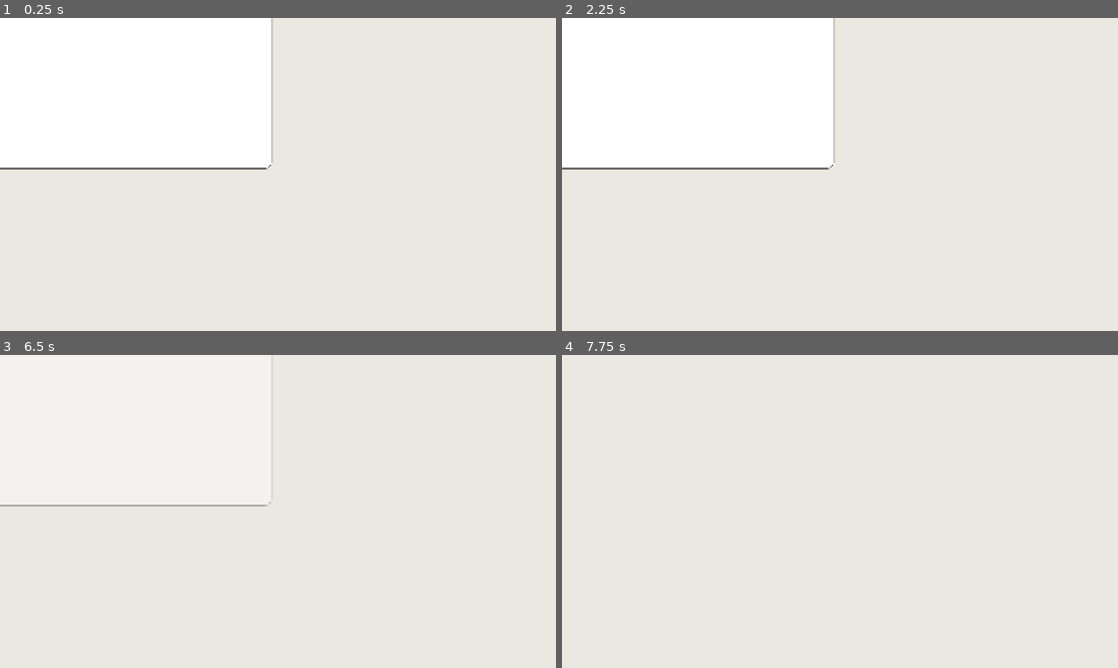
Above: before the commit, frames 1-4 (two rows, left to right).
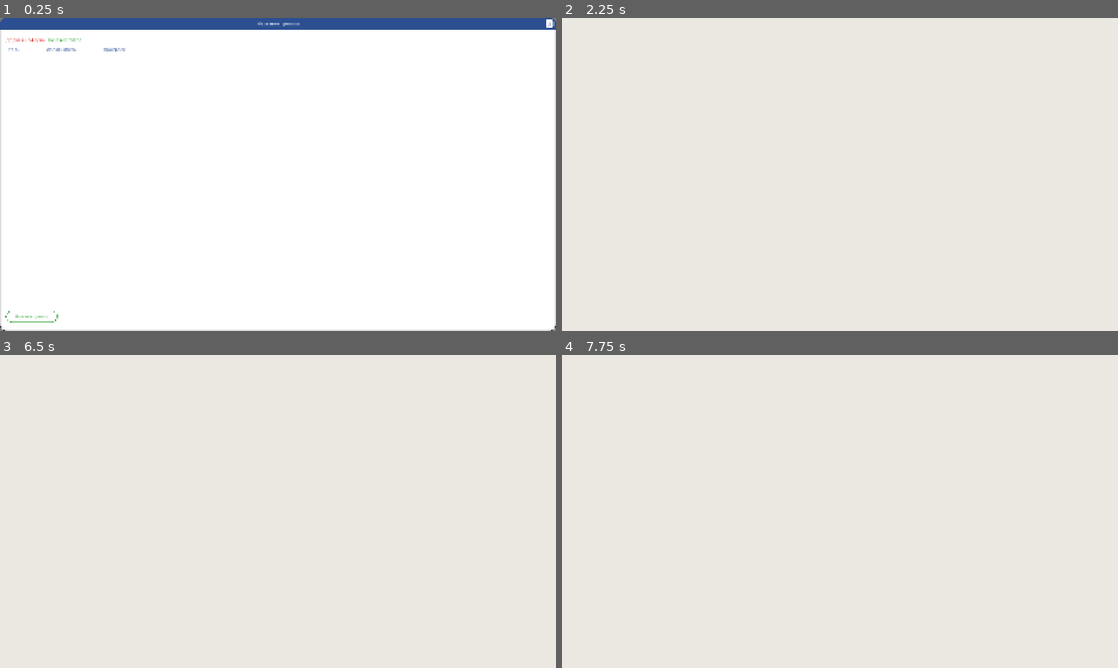
Above: after the commit, the same moments.

Repository: Esca69/project-manager-sim
Game: Godot game, scene res://Scenes/MainTest.tscn
Same seed, same stepped clock (60 frames per second), same inputs: the game is played once before the commit and once after it. This scene is started directly instead of the project's main scene. Sound files missing from this copy of the repository are replaced by a short silence.
Inputs (mouse positions are in pixels of both pictures, inside the frame that each line leads up to):
- Up to frame 1 (0.25 s): no input
- Up to frame 2 (2.25 s): click (595, 315) at 0.5 s, where only the run after the commit has a clickable "Начать проект"; click (595, 315) at 1.25 s, where only the run after the commit has a clickable "Начать проект"; click (1112, 24) at 2 s, where only the run after the commit has a clickable "X"
- Up to frame 3 (6.5 s): tap Enter at 2.75, 4.25, 5.75 s; move the mouse to (250, 574) at 2.77 s; hold Up (ui_up) 2.78-4.28 s; tap E (interact) at 2.85 s; click (250, 574) at 2.92 s; tap Space at 3.5, 5 s; move the mouse to (444, 558) at 3.52 s; tap Q (motivate) at 3.6 s; click (444, 558) at 3.67 s; move the mouse to (111, 464) at 4.27 s; hold Left (ui_left) 4.28-5.78 s; tap R (no_toilet) at 4.35 s; click (111, 464) at 4.42 s; move the mouse to (305, 511) at 5.02 s; tap 4 (speed_10x) at 5.1 s; click (305, 511) at 5.17 s; move the mouse to (194, 433) at 5.77 s; hold Down (ui_down) from 5.78 s (still down); hold 1 (speed_1x) from 5.78 s (still down); click (194, 433) at 5.92 s; tap Escape (ui_cancel) at 6.4 s
- Up to frame 4 (7.75 s): move the mouse to (962, 495) at 6.52 s; release Down (ui_down) at 6.53 s; release 1 (speed_1x) at 6.53 s; hold Right (ui_right) 6.53-7.28 s; tap 2 (speed_2x) at 6.6 s; click (962, 495) at 6.67 s; tap Space at 7.25 s; move the mouse to (728, 527) at 7.27 s; hold Up (ui_up) from 7.28 s (still down); hold 3 (speed_5x) from 7.28 s (still down); click (728, 527) at 7.42 s

The runs differ from the first frame. In frame 1, 78% of the frame differs, in the area x 0-100%, y 0-100%; in frame 2, 24%; in frame 3, 0.3%; in frame 4, nothing differs.
Error in both runs: Invalid call to function 'setup' in base 'Control (project_window.gd)'. Expected 2 argument(s). (res://Scenes/MainTest.tscn::GDScript_fae42:11)

Commit message:
fix: add background overlay as child, fix z-order, ESC/Close returns to project_list_menu
Co-authored-by: Esca69 <259692183+Esca69@users.noreply.github.com>

Diff:
--- a/Scripts/hud.gd
+++ b/Scripts/hud.gd
@@ -148,6 +148,9 @@
 
 	if not project_list_menu.project_opened.is_connected(_on_project_list_opened):
 		project_list_menu.project_opened.connect(_on_project_list_opened)
+
+	if not project_window.closed.is_connected(_on_project_window_closed):
+		project_window.closed.connect(_on_project_window_closed)
 
 	if bottom_bar and not bottom_bar.tab_pressed.is_connected(_on_bottom_tab_pressed):
 		bottom_bar.tab_pressed.connect(_on_bottom_tab_pressed)
@@ -624,6 +627,9 @@
 		UITheme.fade_in(project_window)
 	else:
 		project_window.visible = true
+
+func _on_project_window_closed():
+	project_list_menu.open_menu()
 
 func _on_bottom_tab_pressed(tab_name: String):
 	match tab_name:
--- a/Scripts/project_window.gd
+++ b/Scripts/project_window.gd
@@ -1,4 +1,6 @@
 extends Control
+
+signal closed
 
 @onready var title_label = $MainLayout/HeaderPanel/TitleLabel
 @onready var close_window_btn = $MainLayout/HeaderPanel/CloseButton
@@ -26,7 +28,7 @@
 var current_time_line: ColorRect
 var soft_deadline_line: ColorRect
 var hard_deadline_line: ColorRect
-var _bg_overlay: ColorRect
+var _overlay: ColorRect
 
 # Красивый зелёный цвет для кнопки СТАРТ
 var color_green_main = Color(0.29803923, 0.6862745, 0.3137255, 1)
@@ -98,9 +100,25 @@
 
 	_update_budget_display()
 
+func _force_fullscreen_size():
+	var vp_size = get_viewport().get_visible_rect().size
+	position = Vector2.ZERO
+	size = vp_size
+
 func _ready():
 	process_mode = Node.PROCESS_MODE_ALWAYS
+	z_index = 90
+	mouse_filter = Control.MOUSE_FILTER_IGNORE
+	_force_fullscreen_size()
 	timeline_header.clip_children = CanvasItem.CLIP_CHILDREN_AND_DRAW
+
+	# === ДОБАВЛЯЕМ ЗАТЕМНЕНИЕ ФОНА (OVERLAY) ===
+	_overlay = ColorRect.new()
+	_overlay.color = Color(0, 0, 0, 0.45)
+	_overlay.set_anchors_preset(Control.PRESET_FULL_RECT)
+	_overlay.mouse_filter = Control.MOUSE_FILTER_STOP
+	add_child(_overlay)
+	move_child(_overlay, 0)  # За MainLayout (на самый задний план)
 
 	# === ИСПРАВЛЕНИЕ: Переводим хардкодные заголовки столбцов ===
 	var col_role = $MainLayout/ContentWrapper/Body/TableHeader/Label
@@ -110,9 +128,6 @@
 	if col_role: col_role.text = tr("TRACK_COL_ROLE")
 	if col_assignee: col_assignee.text = tr("TRACK_COL_ASSIGNEE")
 	if col_progress: col_progress.text = tr("TRACK_COL_PROGRESS")
-
-	# === Overlay: вставляем в РОДИТЕЛЯ, ПОД project_window ===
-	call_deferred("_create_overlay")
 
 	var cancel_node = $MainLayout/ContentWrapper/Body/Footer/CancelButton
 	if cancel_node:
@@ -351,35 +366,6 @@
 		_crunch_tooltip_ref[0].queue_free()
 		_crunch_tooltip_ref[0] = null
 
-# === Создаём overlay в РОДИТЕЛЕ (HUD), прямо перед нами ===
-func _create_overlay():
-	var parent = get_parent()
-	if not parent:
-		return
-
-	_bg_overlay = ColorRect.new()
-	_bg_overlay.name = "ProjectWindowOverlay"
-	_bg_overlay.color = Color(0, 0, 0, 0.45)
-	_bg_overlay.mouse_filter = Control.MOUSE_FILTER_STOP
-	_bg_overlay.visible = false
-
-	# Добавляем в родителя
-	parent.add_child(_bg_overlay)
-
-	# Растягиваем на весь экран
-	if _bg_overlay is Control:
-		_bg_overlay.set_anchors_preset(Control.PRESET_FULL_RECT)
-
-	# Ставим прямо перед project_window, чтобы был ПОД нами
-	var my_index = get_index()
-	parent.move_child(_bg_overlay, my_index)
-
-# === Показ/скрытие overlay вместе с окном ===
-func _notification(what):
-	if what == NOTIFICATION_VISIBILITY_CHANGED:
-		if _bg_overlay:
-			_bg_overlay.visible = visible
-
 # === Закрытие окна (кнопка X + ESC) ===
 func close():
 	# === CRUNCH TIME: Убираем тултип при закрытии окна ===
@@ -388,8 +374,7 @@
 		UITheme.fade_out(self, 0.15)
 	else:
 		visible = false
-	if _bg_overlay:
-		_bg_overlay.visible = false
+	emit_signal("closed")
 
 # === Обработка ESC ===
 func _input(event: InputEvent) -> void:
